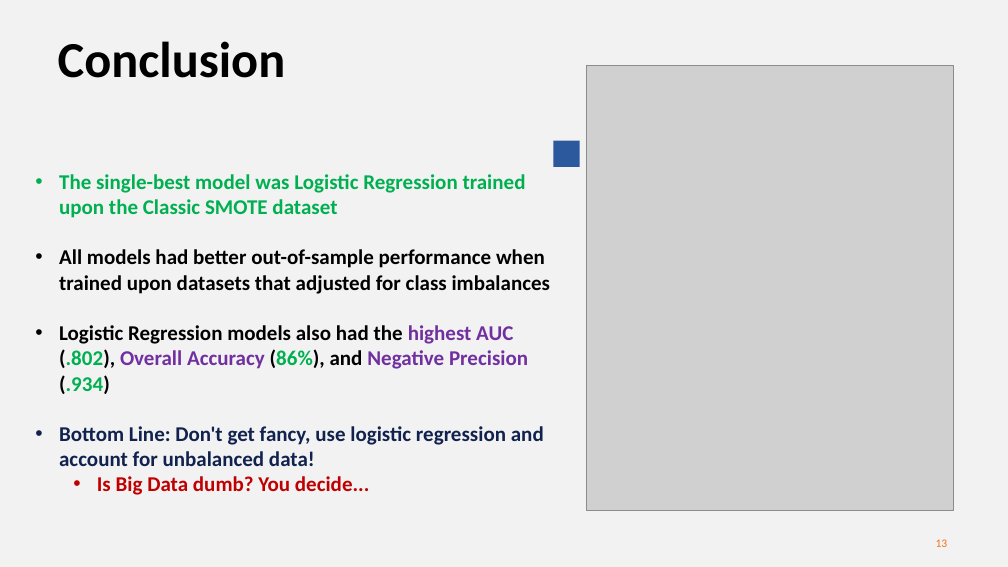
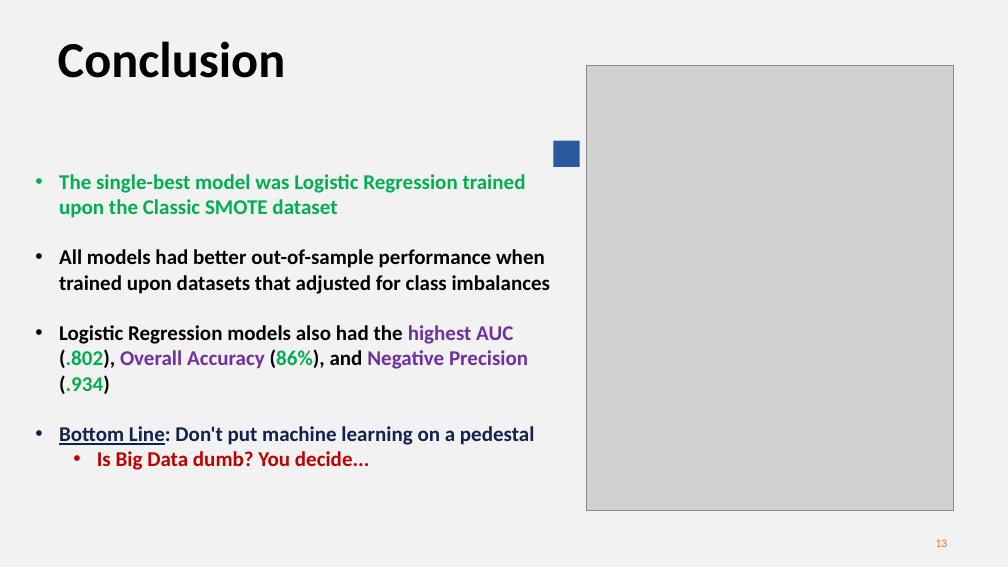
Before and after one commit to gmg20/Assorted, a slide deck: slide 13 of Turnover_Predict/Turnover_Presentation.pptx. Drawn at 1008x567 pixels with LibreOffice and Linux fonts; fonts in the diff are those of the drawing; grey boxes stand for pictures. Boxes give left, top, right and bottom in pixels: in the first picture for what was removed or moved away, otherwise in the second. Text is boxed around its words. In the diff, an @@ line names an element or a change of style, - is before the commit and + after.

```diff
--- a/Turnover_Predict/Turnover_Presentation.pptx
+++ b/Turnover_Predict/Turnover_Presentation.pptx
@@ text at bbox=[59, 426, 535, 445]: text changed @@
-• Bottom Line: Don't get fancy, use logistic regression and account for unbalanced data!
+• Bottom Line: Don't put machine learning on a pedestal
```
Also in this commit, not shown: 11 other slides changed.
